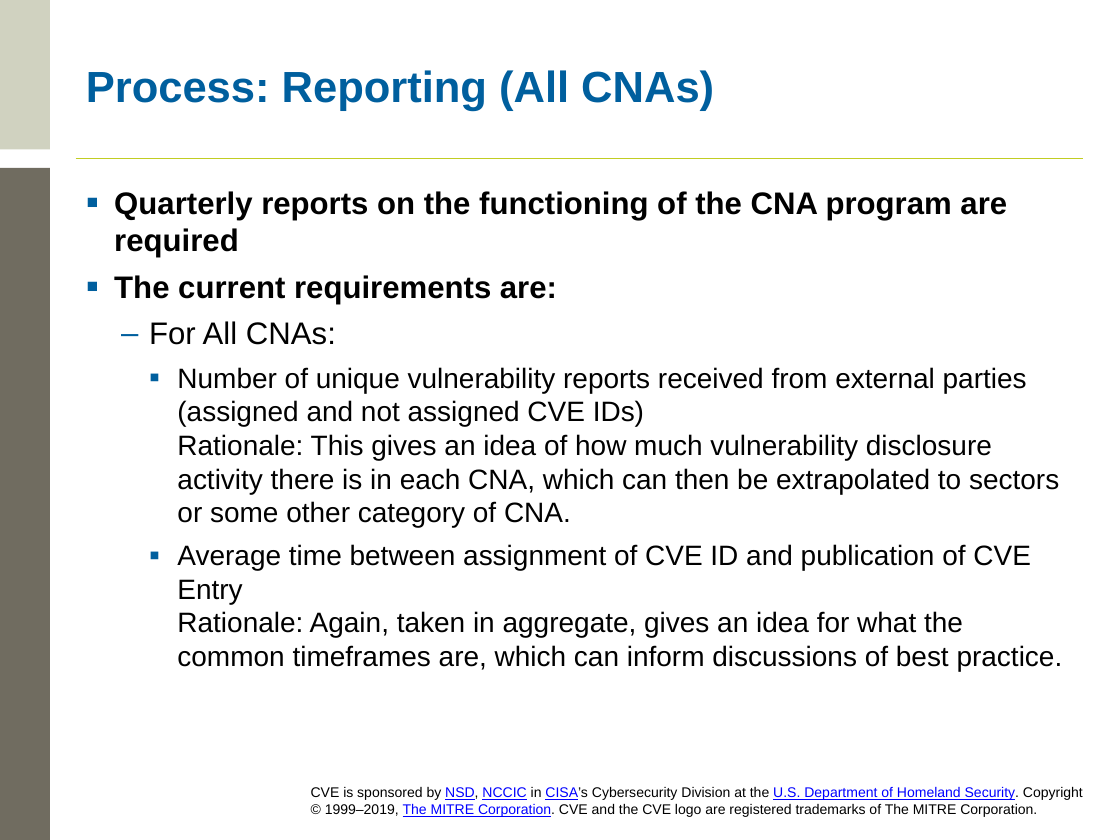
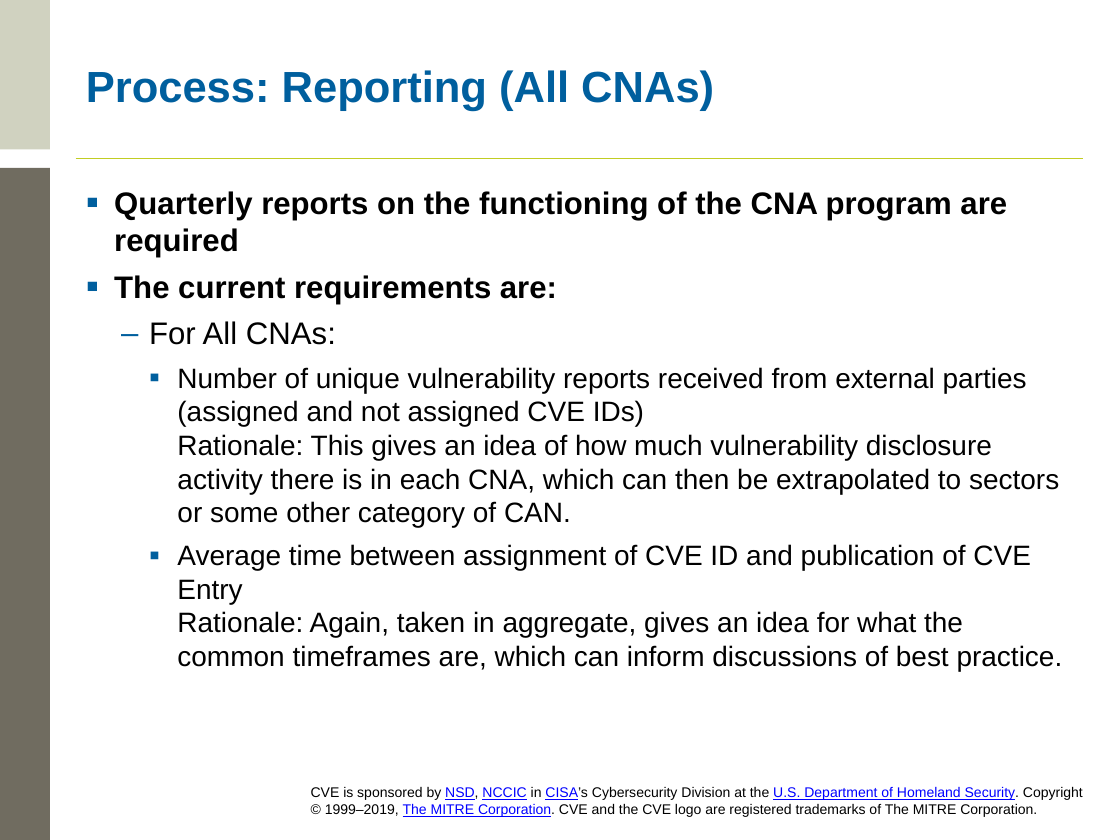
Before and after one commit to CVEProject/cveproject.github.io, a slide deck: slide 24 of docs/cna/Becoming_a_CNA.pptx. Drawn at 1120x840 pixels with LibreOffice and Linux fonts; fonts in the diff are those of the drawing; background and template pictures are left out. Boxes give left, top, right and bottom in pixels: in the first picture for what was removed or moved away, otherwise in the second. Text is boxed around its words. In the diff, an @@ line names an element or a change of style, - is before the commit and + after.

```diff
--- a/docs/cna/Becoming_a_CNA.pptx
+++ b/docs/cna/Becoming_a_CNA.pptx
@@ text at box(177, 367, 1059, 527): text changed @@
-    ▪ Number of unique vulnerability reports received from external parties (assigned and not assigned CVE IDs)
-      Rationale: This gives an idea of how much vulnerability disclosure activity there is in each CNA, which can then be extrapolated to sectors or some other category of CNA.
+    ▪ Number of unique vulnerability reports received from external parties (assigned and not assigned CVE IDs)
+      Rationale: This gives an idea of how much vulnerability disclosure activity there is in each CNA, which can then be extrapolated to sectors or some other category of CAN.
```
Also in this commit, not shown: 1 other slide changed.
